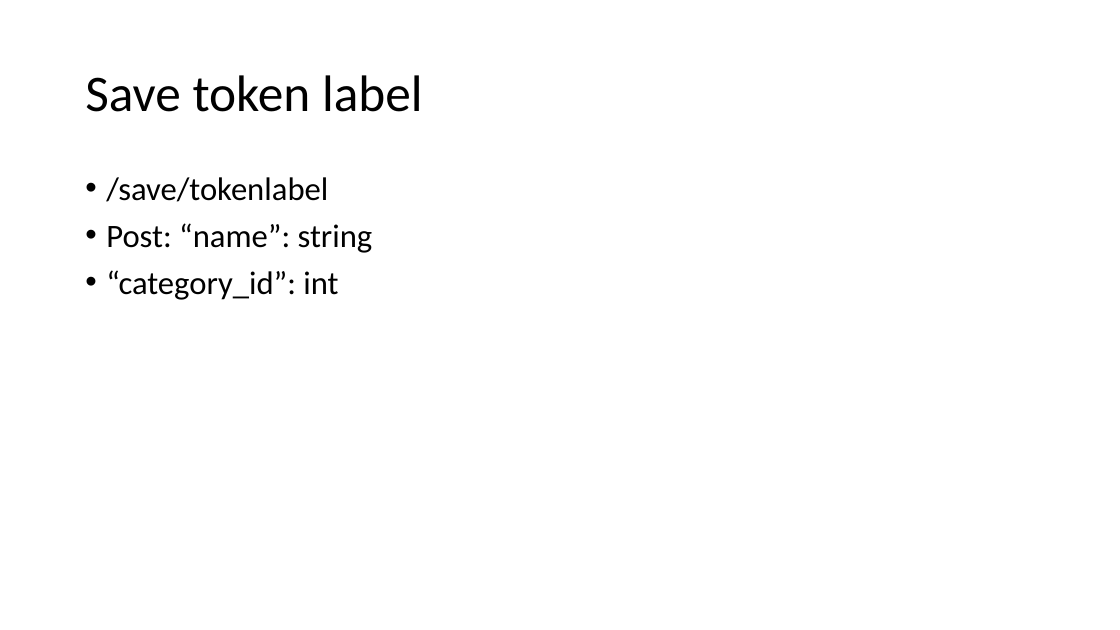
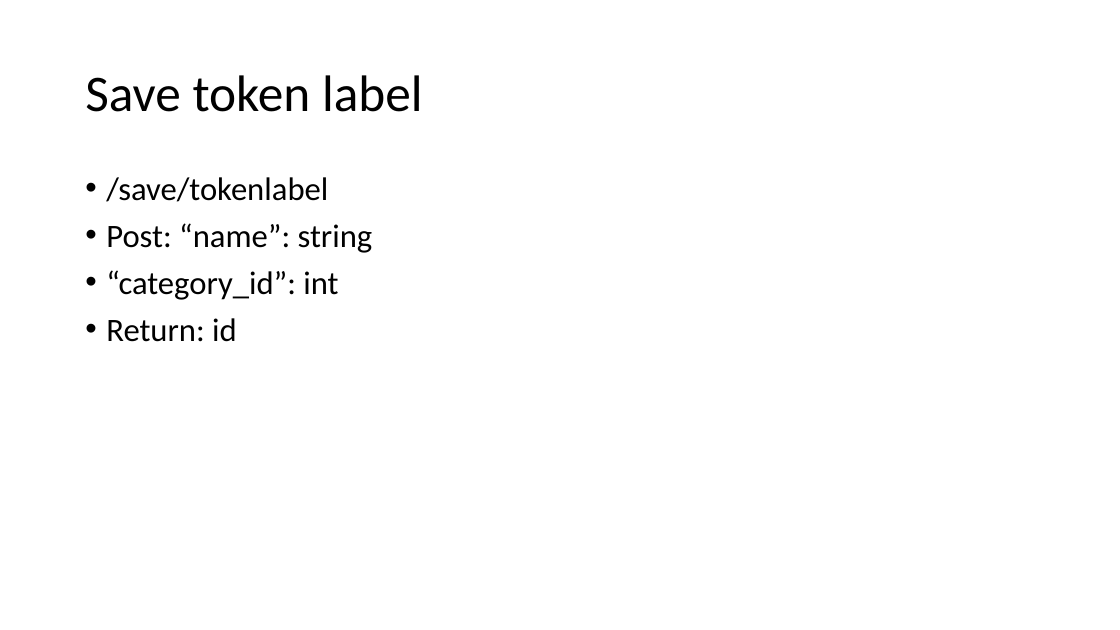
Before and after one commit to ejanos/strabag, a slide deck: slide 8 of python WebAPI.ppt. Drawn at 1120x630 pixels with LibreOffice and Linux fonts; fonts in the diff are those of the drawing. Boxes give left, top, right and bottom in pixels: in the first picture for what was removed or moved away, otherwise in the second. Text is boxed around its words. In the diff, an @@ line names an element or a change of style, - is before the commit and + after.

```diff
--- a/python WebAPI.ppt
+++ b/python WebAPI.ppt
@@ text at (x1=106, y1=318, x2=237, y2=342): paragraph added @@
+• Return: id
```
Also in this commit, not shown: 2 other slides changed.
